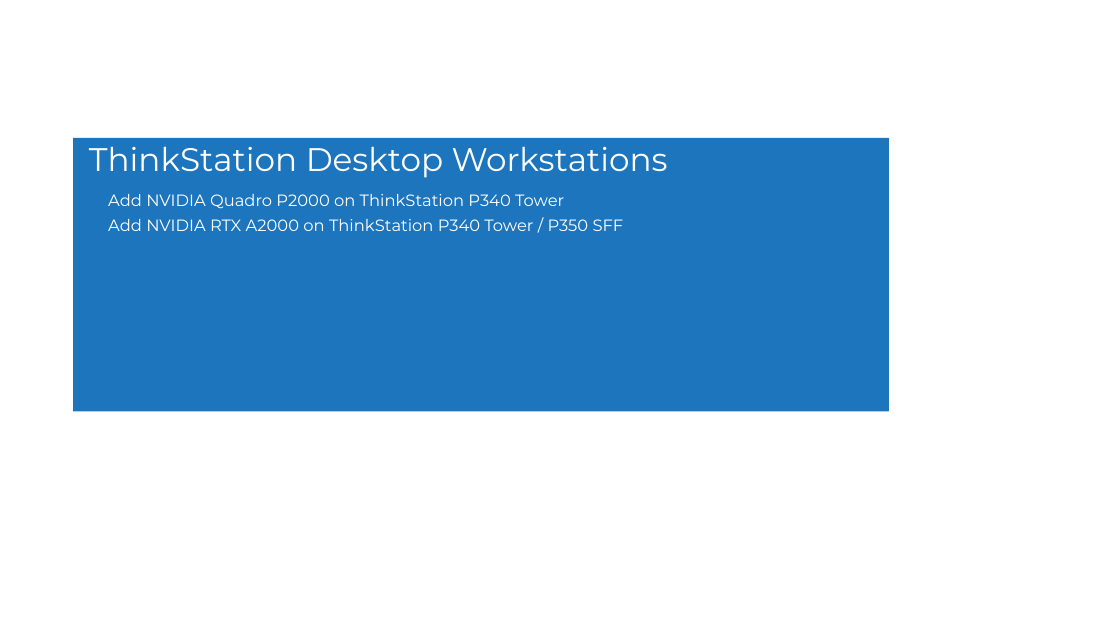
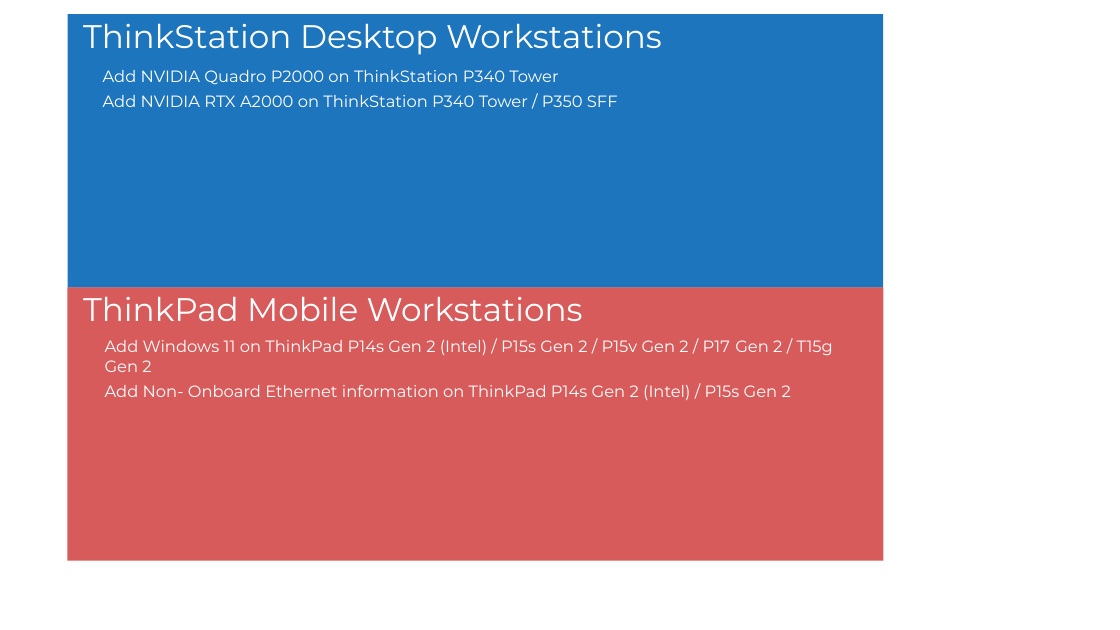
Before and after one commit to hou-yufeng/wspsref_newsletter, a slide deck: slide 1 of wspsref_newsletter.pptx. Drawn at 1120x630 pixels with LibreOffice and Linux fonts; fonts in the diff are those of the drawing. Boxes give left, top, right and bottom in pixels: in the first picture for what was removed or moved away, otherwise in the second. Text is boxed around its words. In the diff, an @@ line names an element or a change of style, - is before the commit and + after.

```diff
--- a/wspsref_newsletter.pptx
+++ b/wspsref_newsletter.pptx
@@ 2 texts, 1 rectangle: place and size @@
-2 texts, 1 rectangle at box(73, 138, 889, 412)
+2 texts, 1 rectangle at box(67, 14, 883, 288)
@@ rectangle added at box(67, 287, 883, 561), fill #D85B5B @@
@@ text added at box(83, 297, 583, 321), 28 pt, text #FFFFFF @@
+ThinkPad Mobile Workstations
@@ text added at box(105, 340, 833, 400), 14 pt, text #FFFFFF @@
+Add Windows 11 on ThinkPad P14s Gen 2 (Intel) / P15s Gen 2 / P15v Gen 2 / P17 Gen 2 / T15g Gen 2
+Add Non- Onboard Ethernet information on ThinkPad P14s Gen 2 (Intel) / P15s Gen 2
```
Also in this commit, not shown: 1 slide removed, 2 other files.
